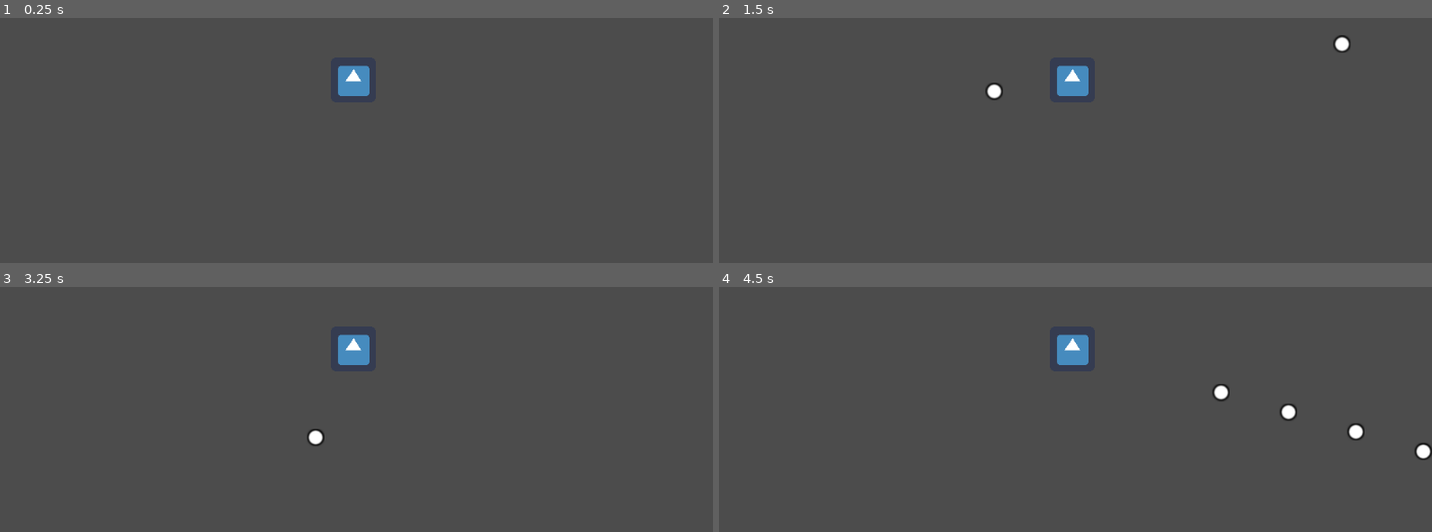
Above: before the commit, frames 1-4 (two rows, left to right).
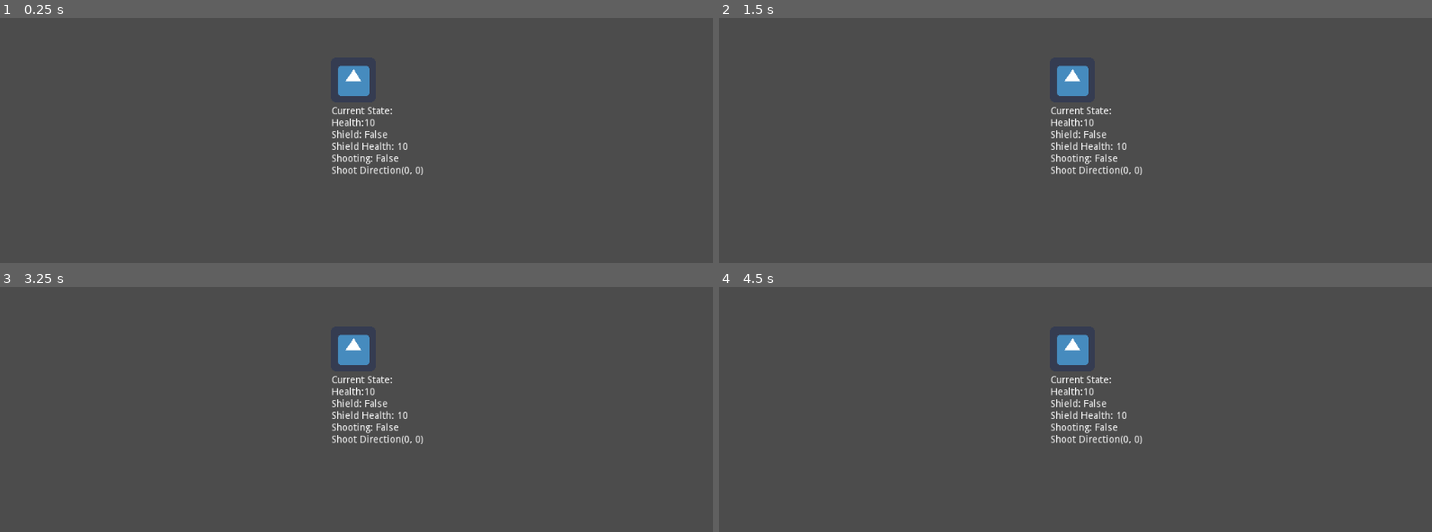
Above: after the commit, the same moments.

Repository: ValorZard/Second_Test_Ignore_More
Game: Godot game, scene res://Scenes/Player.tscn
Same seed, same stepped clock (60 frames per second), same inputs: the game is played once before the commit and once after it. This scene is started directly instead of the project's main scene. The engine's default icon, where the game draws it, is replaced by a stand-in: a white triangle on a blue panel in a dark square.
Inputs (mouse positions are in pixels of both pictures, inside the frame that each line leads up to):
- Up to frame 1 (0.25 s): no input
- Up to frame 2 (1.5 s): tap Enter at 0.5 s; move the mouse to (1232, 59) at 0.52 s; hold Shift (shield) 0.53-1.28 s; hold D (move_right) from 0.53 s (still down); tap Space (jump_pressed) at 0.77, 1.07 s; click (1232, 59) at 0.8 s; move the mouse to (925, 101) at 1.27 s; click (925, 101) at 1.35 s
- Up to frame 3 (3.25 s): tap Space (jump_pressed) at 1.52, 1.55, 1.82, 2.1, 2.75, 3.02 s; move the mouse to (outside the picture) at 2.02 s; release D (move_right) at 2.03 s; hold A (move_left) 2.03-2.78 s; hold Shift (shield) 2.03-2.78 s; move the mouse to (320, 434) at 2.77 s; hold D (move_right) from 2.78 s (still down); tap Shift (shield) at 2.85 s; click (320, 434) at 3.05 s
- Up to frame 4 (4.5 s): tap Space (jump_pressed) at 3.32, 3.77, 3.8, 4.07 s; move the mouse to (1289, 411) at 3.52 s; press the mouse at (1289, 411) at 3.53 s; move the mouse to (outside the picture) at 4.27 s; release D (move_right) at 4.28 s; release the mouse at (outside the picture) at 4.28 s; hold A (move_left) from 4.28 s (still down); tap Shift (shield) at 4.35 s

The runs differ from the first frame. In frame 1, 0.8% of the frame differs, in the area x 46-60%, y 36-65%; in frame 2, 1.1%; in frame 3, 1.0%; in frame 4, 1.4%, in the area x 46-100%, y 36-71%.

Commit message:
GOT BASIC COMBAT WORKING ON NETCODE
HOLY FUCKING SHIT
I THINK THIS IS POSSIBLE
I JUST NEED TO ADD A (networked) CAMERA
AND THEN I HAVE A WORKING GAME
AHHHHHHHHHHHHHHHHHHHHHHHHHHHHHHHHHHHHHHHHHHHHHHH

Diff:
--- a/Scenes/Player.tscn
+++ b/Scenes/Player.tscn
@@ -32,3 +32,12 @@
 __meta__ = {
 "_edit_use_anchors_": false
 }
+
+[node name="DebugLabel" type="Label" parent="."]
+margin_left = -30.6674
+margin_top = 37.7757
+margin_right = 29.3326
+margin_bottom = 51.7757
+__meta__ = {
+"_edit_use_anchors_": false
+}
--- a/Scripts/Player.gd
+++ b/Scripts/Player.gd
@@ -38,8 +38,8 @@
 export(int) onready var shield_health := default_shield
 var shield_pressed := false
 
-var is_shooting := false
-var shoot_direction := Vector2()
+puppet var is_shooting := false
+puppet var shoot_direction := Vector2()
 #var special_pressed := false
 
 #var melee_pressed := false
@@ -64,25 +64,29 @@
 	set_movement(delta)
 	#set_direction()
 	set_shoot_rotation()
+	set_shoot_position()
 	do_attack(delta)
+	get_node("DebugLabel").text = to_string()
 	pass
 
 func get_input(delta):
-	x_input = Input.get_action_strength("move_right") - Input.get_action_strength("move_left")
-	#y_input = Input.get_action_strength("move_down") - Input.get_action_strength("move_up")
-
-	#check for facing direction
-	if(x_input >= 0):
-		facing_left = false
-	else:
-		facing_left = true
-
-	shield_pressed = Input.is_action_pressed("shield")
-
-	is_shooting = Input.is_action_pressed("shoot")
-
-	is_jumping = Input.is_action_just_pressed("jump_pressed")
-
+	if is_network_master():
+		x_input = Input.get_action_strength("move_right") - Input.get_action_strength("move_left")
+		#y_input = Input.get_action_strength("move_down") - Input.get_action_strength("move_up")
+
+		#check for facing direction
+		if(x_input >= 0):
+			facing_left = false
+		else:
+			facing_left = true
+
+		shield_pressed = Input.is_action_pressed("shield")
+
+		#networked variable
+		is_shooting = Input.is_action_pressed("shoot")
+		rset("is_shooting", is_shooting)
+
+		is_jumping = Input.is_action_just_pressed("jump_pressed")
 	pass
 
 func jump(velocity):
@@ -135,12 +139,16 @@
 
 func set_shoot_rotation():
 	#current_shoot.rotation_degrees = rad2deg(player_angle)
-	var mouse_direction := get_position().direction_to(get_global_mouse_position()) # getting direction to mouse
-	var bullet_angle := atan2(mouse_direction.y, mouse_direction.x)
-	shoot_direction = Vector2(cos(bullet_angle), sin(bullet_angle))
+	if is_network_master():
+		var mouse_direction := get_position().direction_to(get_global_mouse_position()) # getting direction to mouse
+		var bullet_angle := atan2(mouse_direction.y, mouse_direction.x)
+
+		shoot_direction = Vector2(cos(bullet_angle), sin(bullet_angle))
+		rset("shoot_direction", shoot_direction) #make sure that the other instances can see this
+	pass
+
+func set_shoot_position():
 	get_node("BulletExit").position = shoot_direction * bullet_exit_radius + self.position
-	pass
-
 
 func do_attack(delta):
 	time_left_till_next_bullet -= delta
@@ -149,6 +157,7 @@
 		bullet.set_direction(shoot_direction)
 		bullet.bullet_speed = bullet_speed
 		bullet.position = get_node("BulletExit").position
+		print(bullet.position)
 		bullet.node_this_belongs_to = self
 		get_tree().get_root().add_child(bullet)
 		time_left_till_next_bullet = fire_rate
@@ -188,4 +197,6 @@
 
 	player_string += "Shooting: " + str(is_shooting) + "\n"
 
+	player_string += "Shoot Direction" + str(shoot_direction) + "\n"
+
 	return player_string
Not shown, changed: Builds/Second_Test_Ignore_More.exe
